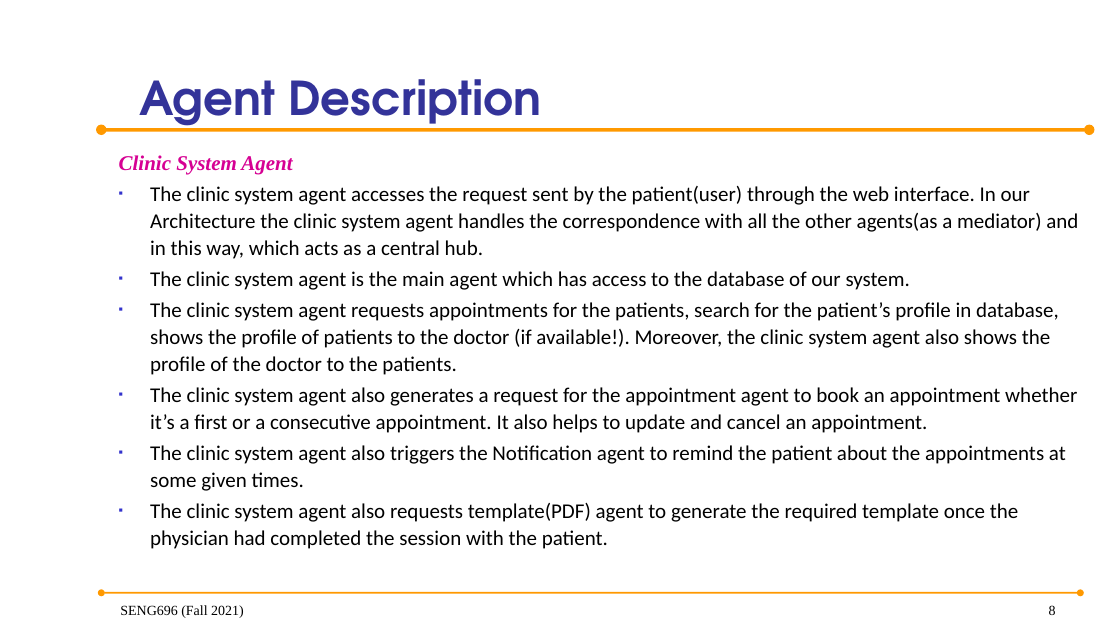
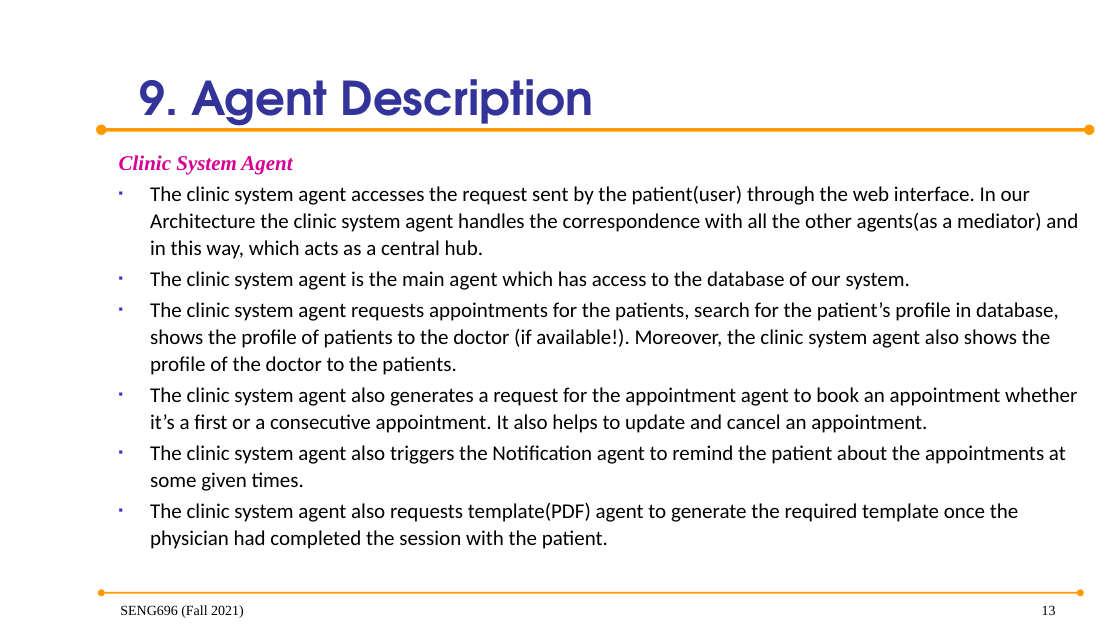
Before and after one commit to anish30145784/SENG696_GroupD, a slide deck: slide 13 of GroupD_ProjectPresentation.pptx (slide 8 before the commit). Drawn at 1120x630 pixels with LibreOffice and Linux fonts; fonts in the diff are those of the drawing; background and template pictures are left out. Boxes give left, top, right and bottom in pixels: in the first picture for what was removed or moved away, otherwise in the second. Text is boxed around its words. In the diff, an @@ line names an element or a change of style, - is before the commit and + after.

Commit message:
Added tech overview for the twilio meesaging service, updated exceptions of all agent and some ppt layout changes

```diff
--- a/GroupD_ProjectPresentation.pptx
+++ b/GroupD_ProjectPresentation.pptx
@@ title at [139,79,593,132]: text changed @@
-Agent Description
+9. Agent Description
@@ page number at [1042,605,1056,615]: text changed @@
-8
+13
```
Also in this commit, not shown: 11 other slides changed, 9 slides added, 9 other files.
